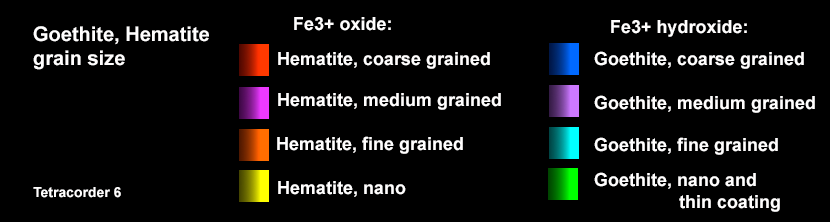
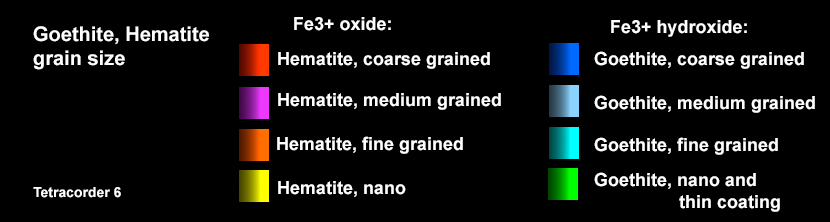
Revision of a layered 830 × 222 image; what changed, layer by layer:
added layer "sky blue" above "keu hydroxide" over left=549, top=85, right=579, bottom=117